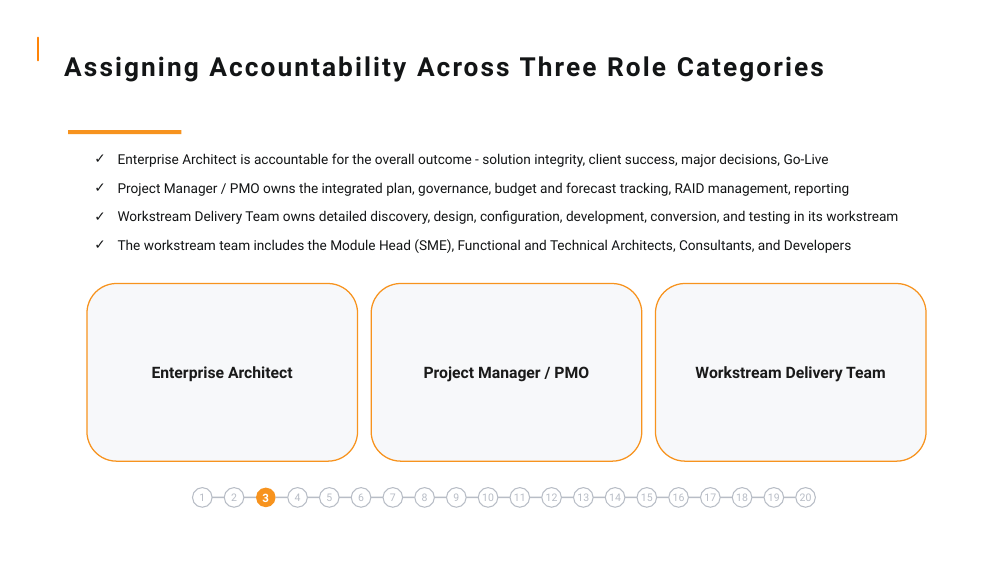
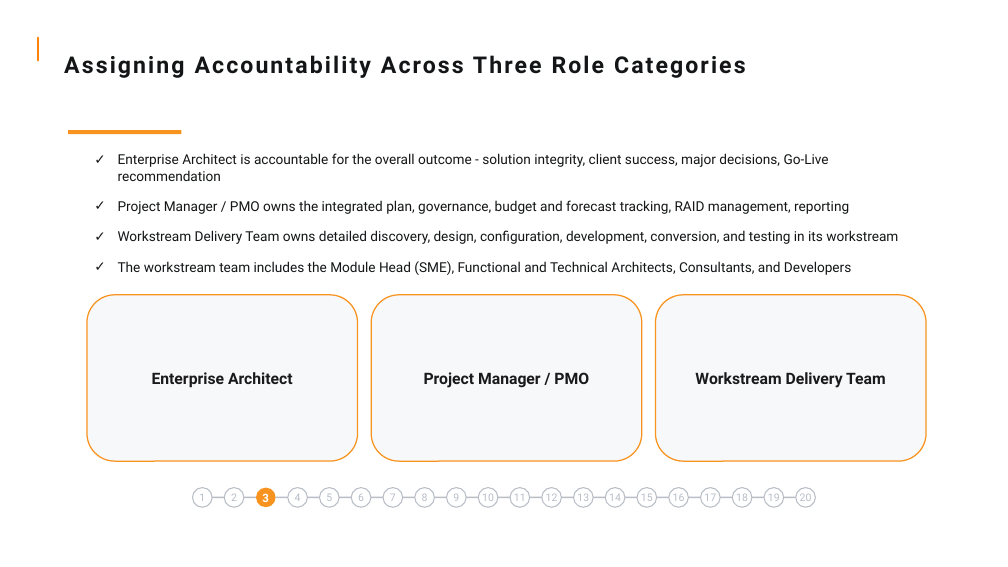
Before and after one commit to ASDPKP0409/vigilant-courses, a slide deck: slide 5 of courses/application-delivery-guidelines/slides.pptx. Drawn at 1008x567 pixels with LibreOffice and Linux fonts; fonts in the diff are those of the drawing; background and template pictures are left out. Boxes give left, top, right and bottom in pixels: in the first picture for what was removed or moved away, otherwise in the second. Text is boxed around its words. In the diff, an @@ line names an element or a change of style, - is before the commit and + after.

Commit message:
publish application-delivery-guidelines

```diff
--- a/courses/application-delivery-guidelines/slides.pptx
+++ b/courses/application-delivery-guidelines/slides.pptx
@@ text "Assigning Accountability Across Three Role ..." at [64,55,746,78]: size 25 to 22 pt @@
@@ text at [118,153,829,181]: text changed @@
-✓ Enterprise Architect is accountable for the overall outcome - solution integrity, client success, major decisions, Go-Live
+✓ Enterprise Architect is accountable for the overall outcome - solution integrity, client success, major decisions, Go-Live recommendation
@@ text at [118,200,898,275]: more space between paragraphs @@
@@ rounded rectangle "Enterprise Architect": place and size @@
-rounded rectangle "Enterprise Architect" at [87,284,358,461]
+rounded rectangle "Enterprise Architect" at [87,295,358,461]
@@ rounded rectangle "Project Manager / PMO": place and size @@
-rounded rectangle "Project Manager / PMO" at [371,284,642,461]
+rounded rectangle "Project Manager / PMO" at [371,295,642,461]
@@ rounded rectangle "Workstream Delivery Team": place and size @@
-rounded rectangle "Workstream Delivery Team" at [656,284,926,461]
+rounded rectangle "Workstream Delivery Team" at [656,295,926,461]
```
Also in this commit, not shown: 21 other slides changed, 14 other files.
